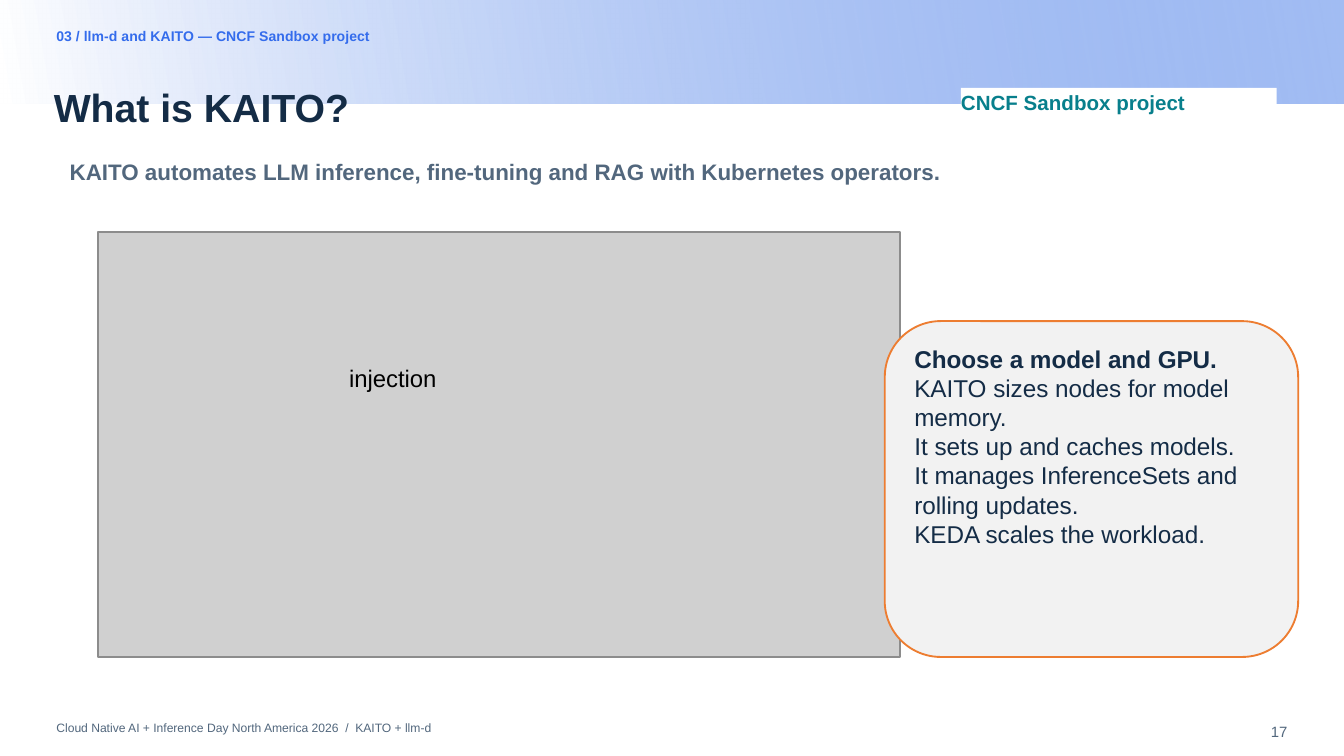
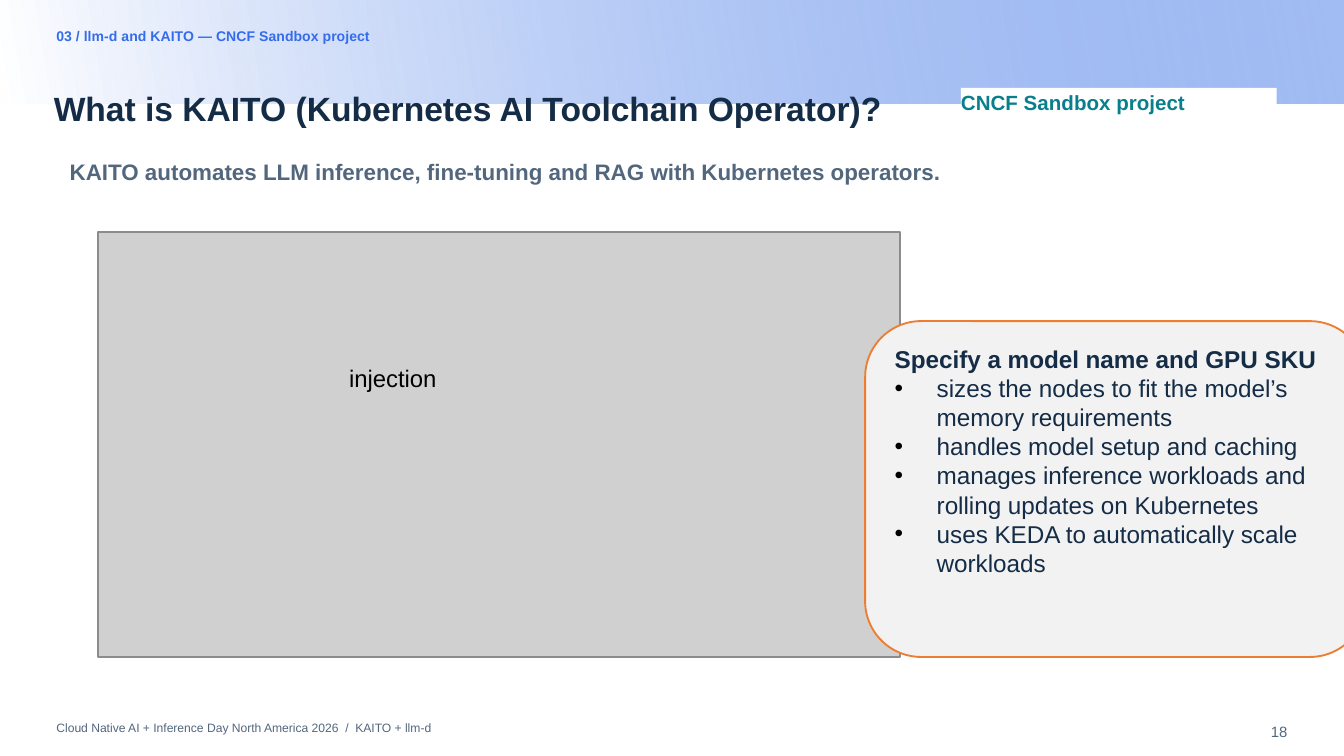
Before and after one commit to andyzhangx/demo, a slide deck: slide 18 of llm/pd-disaggregation/kubecon-na-2026-pd-disaggregation-kaito-llmd.pptx (slide 17 before the commit). Drawn at 1344x756 pixels with LibreOffice and Linux fonts; fonts in the diff are those of the drawing; grey boxes stand for pictures; background and template pictures are left out. Boxes give left, top, right and bottom in pixels: in the first picture for what was removed or moved away, otherwise in the second. Text is boxed around its words. In the diff, an @@ line names an element or a change of style, - is before the commit and + after.

```diff
--- a/llm/pd-disaggregation/kubecon-na-2026-pd-disaggregation-kaito-llmd.pptx
+++ b/llm/pd-disaggregation/kubecon-na-2026-pd-disaggregation-kaito-llmd.pptx
@@ title at (54,96,881,127): text changed; size 21 to 18 pt @@
-What is KAITO?
+What is KAITO (Kubernetes AI Toolchain Operator)?
@@ rounded rectangle "Specify a model name and ...": place and size @@
-rounded rectangle "Specify a model name and ..." at (884,321,1298,657)
+rounded rectangle "Specify a model name and ..." at (866,321,1344,657)
@@ text in rounded rectangle at (895,350,1316,573): text changed @@
-Choose a model and GPU.
-KAITO sizes nodes for model memory.
-It sets up and caches models.
-It manages InferenceSets and rolling updates.
-KEDA scales the workload.
+Specify a model name and GPU SKU
+• sizes the nodes to fit the model’s memory requirements
+• handles model setup and caching
+• manages inference workloads and rolling updates on Kubernetes
+• uses KEDA to automatically scale workloads
@@ page number at (1271,726,1288,737): text changed @@
-17
+18
```
Also in this commit, not shown: 9 other slides changed, 1 slide added.
